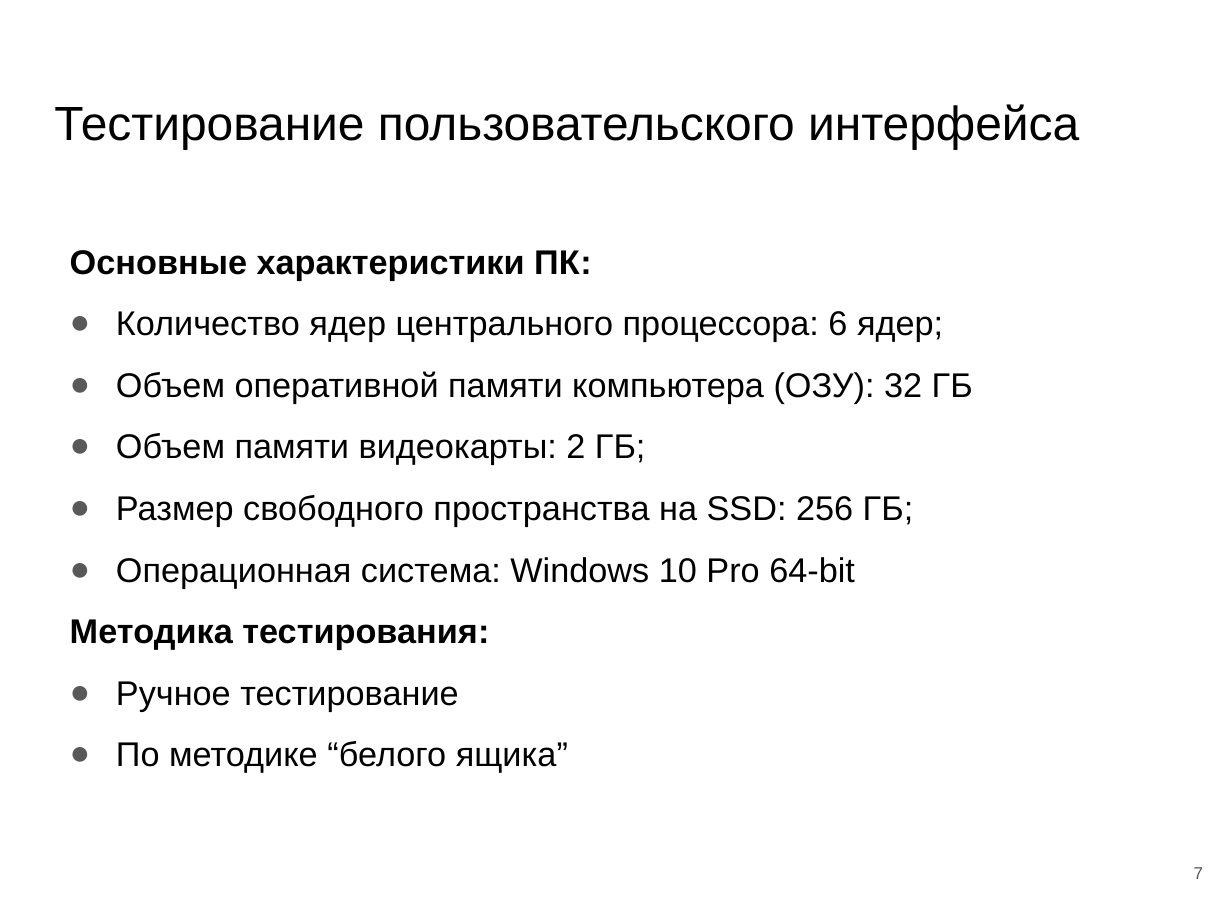
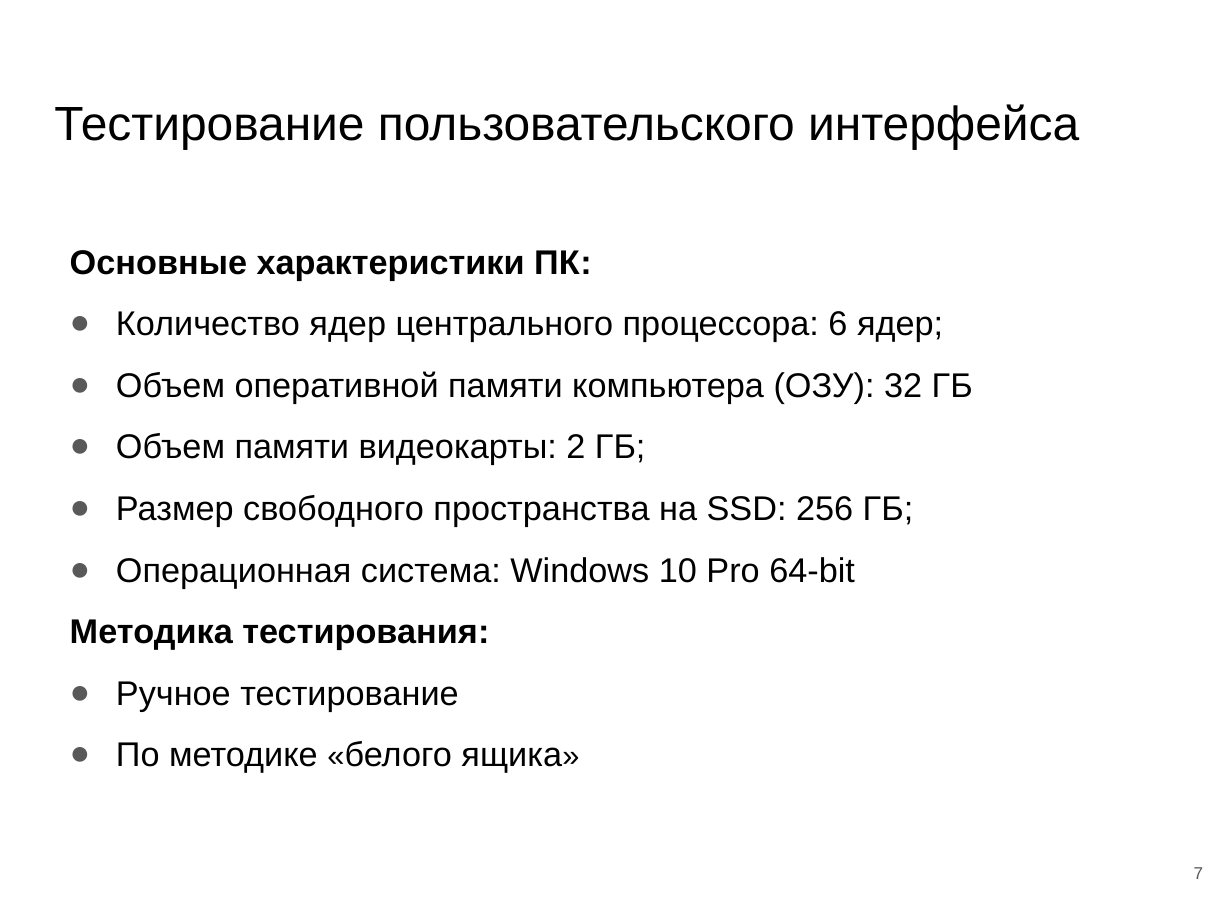
Before and after one commit to DimonPopov/PopovDS_9304_GraduateWork, a slide deck: slide 7 of paper/Презентация_защита.pptx. Drawn at 1232x924 pixels with LibreOffice and Linux fonts; fonts in the diff are those of the drawing. Boxes give left, top, right and bottom in pixels: in the first picture for what was removed or moved away, otherwise in the second. Text is boxed around its words. In the diff, an @@ line names an element or a change of style, - is before the commit and + after.

```diff
--- a/paper/Презентация_защита.pptx
+++ b/paper/Презентация_защита.pptx
@@ text at (116,741,562,773): text changed @@
-● По методике “белого ящика”
+● По методике «белого ящика»
```
Also in this commit, not shown: 3 other slides changed, 3 other files.
